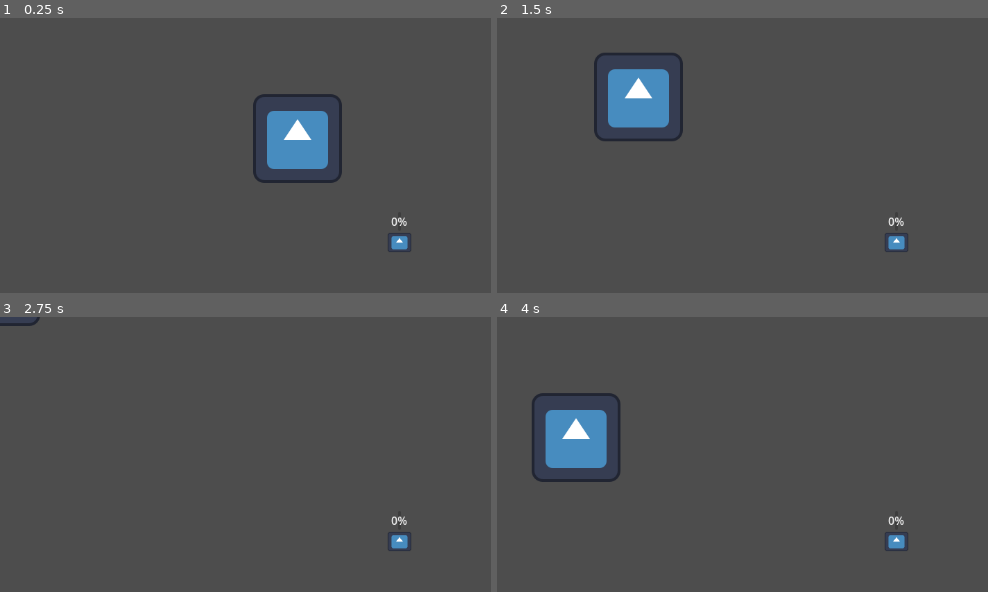
Above: before the commit, frames 1-4 (two rows, left to right).
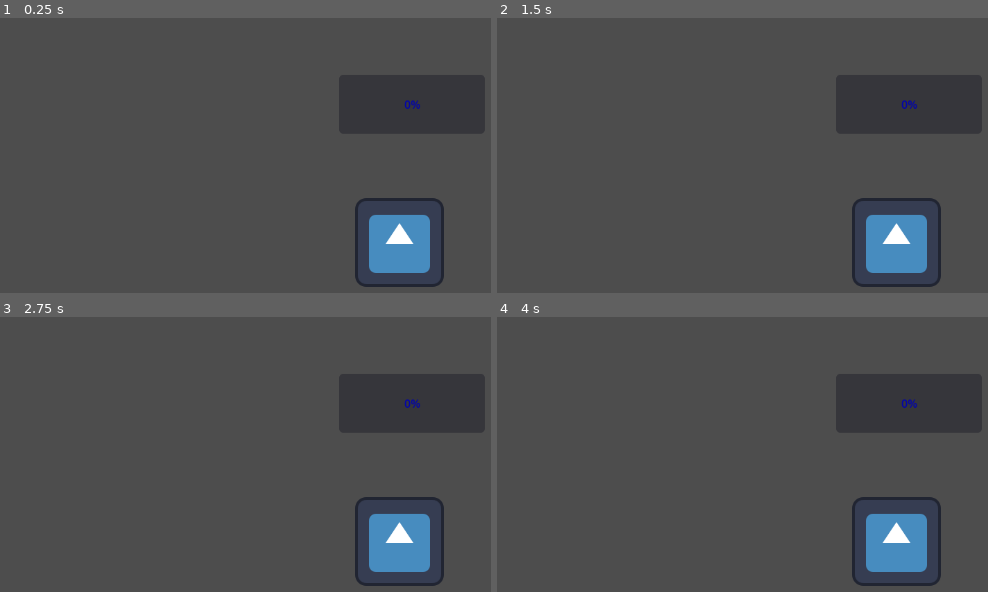
Above: after the commit, the same moments.

Repository: nuaht1/Eksamens-Projekt
Game: Godot game, scene res://node_2d.tscn
Same seed, same stepped clock (60 frames per second), same inputs: the game is played once before the commit and once after it. The engine's default icon, where the game draws it, is replaced by a stand-in: a white triangle on a blue panel in a dark square.
Inputs:
- Up to frame 1 (0.25 s): no input
- Up to frame 2 (1.5 s): tap Enter at 0.5 s; hold Right (ui_right) 0.53-1.28 s; hold Down (ui_down) from 1.28 s (still down)
- Up to frame 3 (2.75 s): release Down (ui_down) at 2.03 s; hold Right (ui_right) from 2.03 s (still down)
- Up to frame 4 (4 s): release Right (ui_right) at 2.78 s; hold Up (ui_up) 2.78-3.53 s; hold Left (ui_left) from 3.53 s (still down)

The runs differ from the first frame. In frame 1, 6.6% of the frame differs, in the area x 51-91%, y 27-98%; in frame 2, 6.7%, in the area x 19-91%, y 12-98%; in frame 3, 3.5%; in frame 4, 6.7%.

Commit message:
Acid slime

Diff:
--- /dev/null
+++ b/eksamens-projekt/acid_slime.gd
@@ -0,0 +1,24 @@
+extends CharacterBody2D
+
+@export var speed: float = 150.0
+
+@onready var agent: NavigationAgent2D = $NavigationAgent2D
+@onready var player: Node2D = get_tree().get_first_node_in_group("player")
+
+func _ready() -> void:
+	if player:
+		agent.target_position = player.global_position
+
+func _physics_process(delta: float) -> void:
+	if not player:
+		return
+
+	agent.target_position = player.global_position
+
+	var direction = agent.get_next_path_position() - global_position
+
+	if direction.length() > 1.0:
+		velocity = direction.normalized() * speed
+		move_and_slide()
+	else:
+		velocity = Vector2.ZERO
--- /dev/null
+++ b/eksamens-projekt/acid_slime.tscn
@@ -0,0 +1,17 @@
+[gd_scene load_steps=3 format=3 uid="uid://cs8tkrviq1o0a"]
+
+[ext_resource type="Texture2D" uid="uid://dhxbajwqj3o7j" path="res://icon.svg" id="2_aq6m0"]
+
+[sub_resource type="RectangleShape2D" id="RectangleShape2D_aq6m0"]
+
+[node name="AcidSlime" type="CharacterBody2D"]
+
+[node name="Sprite2D" type="Sprite2D" parent="."]
+position = Vector2(-64, -92)
+scale = Vector2(0.226562, 0.164062)
+texture = ExtResource("2_aq6m0")
+
+[node name="CollisionShape2D" type="CollisionShape2D" parent="."]
+shape = SubResource("RectangleShape2D_aq6m0")
+
+[node name="NavigationAgent2D" type="NavigationAgent2D" parent="."]
--- a/eksamens-projekt/node_2d.tscn
+++ b/eksamens-projekt/node_2d.tscn
@@ -12,18 +12,10 @@
 
 [node name="Node2D" type="Node2D"]
 
-[node name="TileMapLayer" type="TileMapLayer" parent="."]
-
 [node name="Player" type="CharacterBody2D" parent="."]
 script = ExtResource("1_0e48y")
 
-[node name="Sprite2D" type="Sprite2D" parent="Player"]
-position = Vector2(0, 1.90735e-06)
-scale = Vector2(0.261719, 0.222656)
-texture = ExtResource("1_wtcfe")
-
 [node name="CollisionShape2D" type="CollisionShape2D" parent="Player"]
-scale = Vector2(1, 1)
 shape = SubResource("RectangleShape2D_y32ns")
 
 [node name="NavigationRegion2D" type="NavigationRegion2D" parent="Player"]
@@ -33,12 +25,16 @@
 
 [node name="Camera2D" type="Camera2D" parent="Player"]
 
-[node name="ProgressBar" type="ProgressBar" parent="Player"]
-offset_left = -2.0
-offset_top = -44.0
-offset_right = 2.0
-offset_bottom = -17.0
+[node name="Sprite2D" type="Sprite2D" parent="Player"]
+texture = ExtResource("1_wtcfe")
 
-[node name="Sprite2D" type="Sprite2D" parent="."]
-position = Vector2(-147, -150)
-texture = ExtResource("1_wtcfe")
+[node name="CanvasLayer" type="CanvasLayer" parent="."]
+
+[node name="ProgressBar" type="ProgressBar" parent="CanvasLayer"]
+modulate = Color(0.0941176, 0.298039, 1, 1)
+self_modulate = Color(0.0784314, 0.054902, 0.713726, 1)
+offset_left = 489.0
+offset_top = 82.0
+offset_right = 699.0
+offset_bottom = 167.0
+metadata/_edit_use_anchors_ = true
--- a/eksamens-projekt/player.gd
+++ b/eksamens-projekt/player.gd
@@ -1,8 +1,20 @@
 extends CharacterBody2D
 
-@export var speed: float = 300.0  # Movement speed
+# Adjustable movement speed
+@export var move_speed: float = 200.0
 
 func _physics_process(delta: float) -> void:
-	var input_vector: Vector2 = Input.get_vector("ui_left", "ui_right", "ui_up", "ui_down")
-	velocity = input_vector * speed
+	var direction = Vector2.ZERO
+
+	if Input.is_action_pressed("ui_right") or Input.is_action_pressed("move_right"):
+		direction.x += 1
+	if Input.is_action_pressed("ui_left") or Input.is_action_pressed("move_left"):
+		direction.x -= 1
+	if Input.is_action_pressed("ui_down") or Input.is_action_pressed("move_down"):
+		direction.y += 1
+	if Input.is_action_pressed("ui_up") or Input.is_action_pressed("move_up"):
+		direction.y -= 1
+
+	direction = direction.normalized()
+	velocity = direction * move_speed
 	move_and_slide()
--- a/eksamens-projekt/project.godot
+++ b/eksamens-projekt/project.godot
@@ -14,6 +14,10 @@
 run/main_scene="uid://bkkjhys5ah2op"
 config/features=PackedStringArray("4.4", "Forward Plus")
 config/icon="res://icon.svg"
+
+[global_group]
+
+Player=""
 
 [input]
 
Not shown, added: eksamens-projekt/acid_slime.gd.uid
